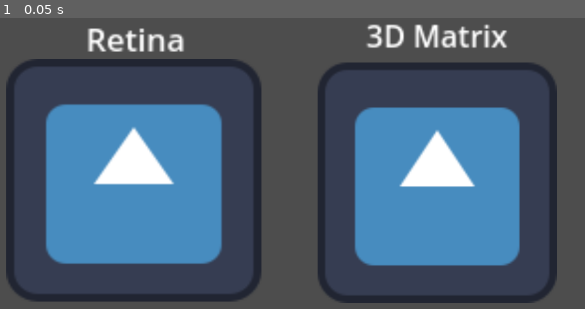
Above: before the commit, frame 1.
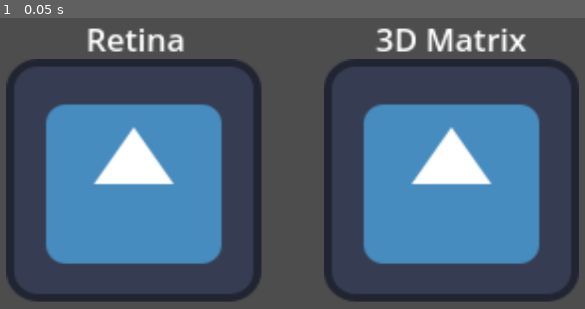
Above: after the commit, the same moment.

Repository: AnasFd/Ray-Tracing-Algorithm
Game: Godot game, scene res://ray_tracing.tscn
Same seed, same stepped clock (60 frames per second), same inputs: the game is played once before the commit and once after it. The engine's default icon, where the game draws it, is replaced by a stand-in: a white triangle on a blue panel in a dark square.
Inputs:
- Up to frame 1 (0.05 s): no input

The runs differ from the first frame. In frame 1, 11% of the frame differs, in the area x 54-99%, y 2-98%.

Commit message:
2D algorithm done

Diff:
--- a/ray_tracing.tscn
+++ b/ray_tracing.tscn
@@ -23,15 +23,18 @@
 offset_right = 26.0
 offset_bottom = -63.3086
 text = "Retina"
+metadata/_edit_use_anchors_ = true
 
 [node name="Matrice3D" type="Sprite2D" parent="."]
-position = Vector2(666.5, 243.5)
-scale = Vector2(2.69531, 2.71094)
+position = Vector2(687, 240)
+scale = Vector2(2.875, 2.73438)
 texture = ExtResource("1_oho0l")
 
 [node name="Label" type="Label" parent="Matrice3D"]
-offset_left = -38.029
-offset_top = -89.8213
-offset_right = 37.971
-offset_bottom = -66.8213
-text = "3D Matrix"
+offset_left = -38.261
+offset_top = -86.309
+offset_right = 37.739
+offset_bottom = -63.309
+text = "3D Matrix
+"
+metadata/_edit_use_anchors_ = true
Not shown, changed: README.md
Not shown, changed: ray_tracing.c
